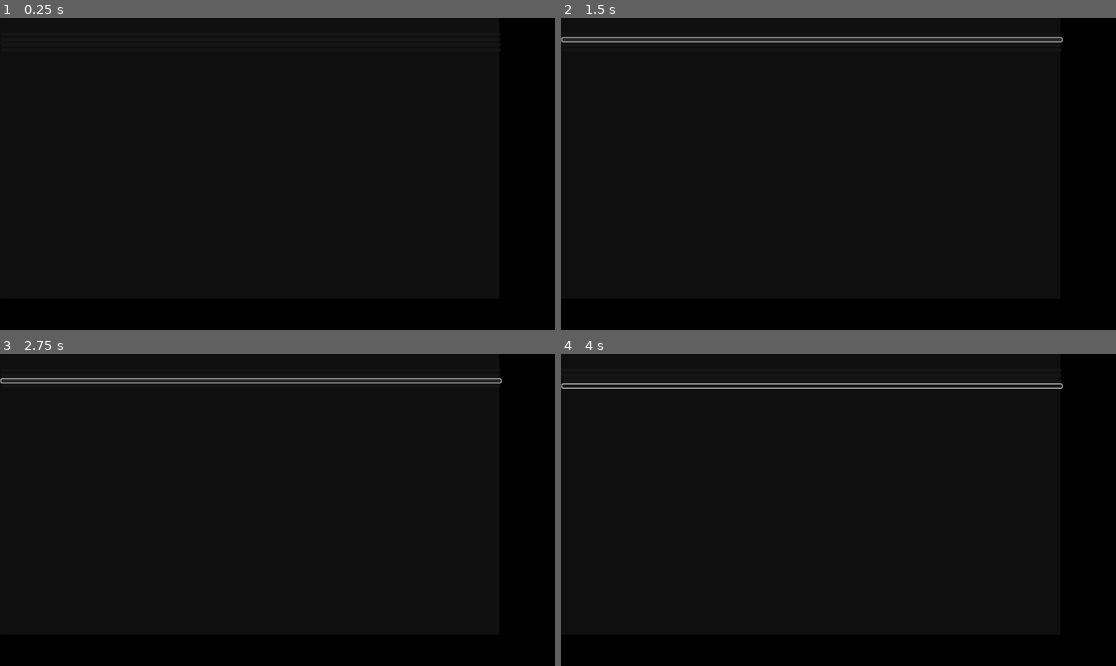
Above: before the commit, frames 1-4 (two rows, left to right).
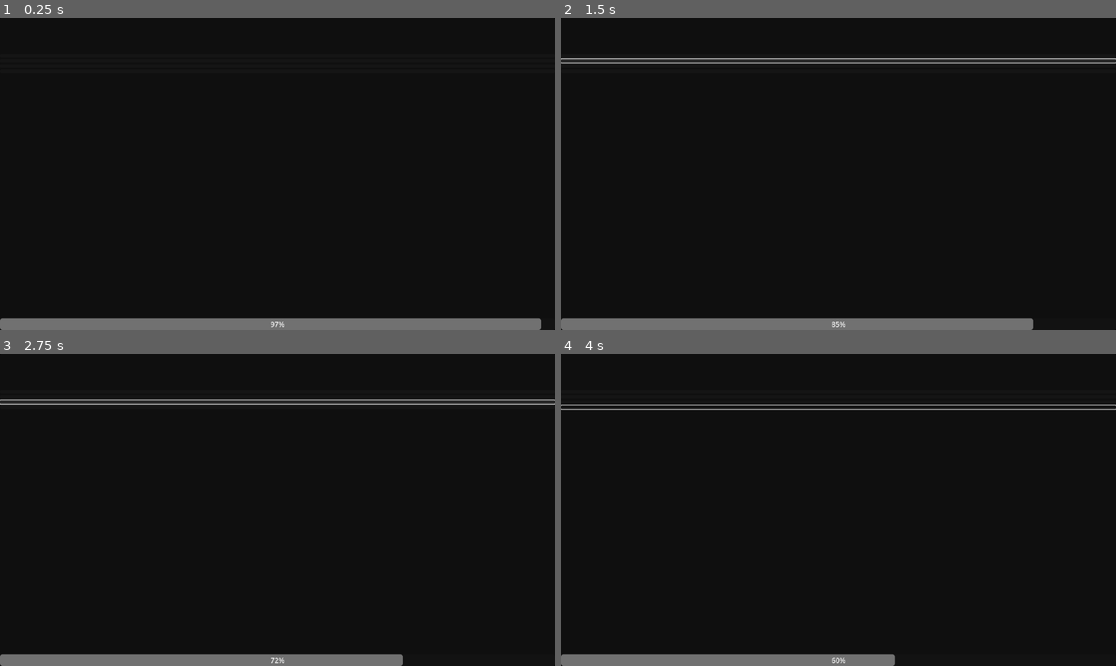
Above: after the commit, the same moments.

Repository: ppaluchowski64/SCI-Stars
Game: Godot game, scene res://scenes/question.tscn
Two runs of this game, one before a commit and one after it. Both use one fixed random seed, a clock stepped at 60 frames per second and the inputs below. This scene is started directly instead of the project's main scene.
Inputs (mouse positions are in pixels of both pictures, inside the frame that each line leads up to; where the layout moved, square brackets give the same spot in the first picture):
- Up to frame 1 (0.25 s): no input
- Up to frame 2 (1.5 s): click (838, 55) [810, 33] at 0.5 s; click (838, 61) [810, 39] at 1.25 s
- Up to frame 3 (2.75 s): click (277, 400) [249, 382] at 2 s
- Up to frame 4 (4 s): click (838, 407) [810, 385] at 2.75 s; move the mouse to (960, 494) at 3.52 s; hold D (right) from 3.53 s (still down); click (960, 494) at 3.6 s

The runs differ from the first frame. In frame 1, 3.7% of the frame differs, in the area x 0-98%, y 96-100%; in frame 2, 6.8%, in the area x 0-100%, y 6-100%; in frame 3, 6.4%; in frame 4, 3.8%.

Commit message:
Questions are accessible after destroying power pods

Diff:
--- a/game/scenes/explosion_fx.tscn
+++ b/game/scenes/FX/explosion_fx.tscn
@@ -1,7 +1,7 @@
 [gd_scene load_steps=10 format=3 uid="uid://ven1e6xfokq5"]
 
 [ext_resource type="Texture2D" uid="uid://cytxhd0eromeh" path="res://graphics/FX/basic_explosion.png" id="1_kfmb1"]
-[ext_resource type="Script" uid="uid://bmdo5x8eaoklg" path="res://scripts/simple_fx.gd" id="2_o7eu3"]
+[ext_resource type="Script" uid="uid://bmdo5x8eaoklg" path="res://scripts/FX/simple_fx.gd" id="2_o7eu3"]
 
 [sub_resource type="AtlasTexture" id="AtlasTexture_qw43j"]
 atlas = ExtResource("1_kfmb1")
--- /dev/null
+++ b/game/scenes/FX/shield_fx.tscn
@@ -0,0 +1,113 @@
+[gd_scene load_steps=7 format=3 uid="uid://drqbdja1gkr6y"]
+
+[ext_resource type="Texture2D" uid="uid://cwoekrlmefk3j" path="res://graphics/FX/shield_bubble_out.png" id="1_1t2iw"]
+[ext_resource type="Texture2D" uid="uid://dmgou0g1xn2g" path="res://graphics/FX/shield_bubble_in.png" id="1_3nyx2"]
+
+[sub_resource type="CanvasItemMaterial" id="CanvasItemMaterial_3nyx2"]
+blend_mode = 1
+
+[sub_resource type="Animation" id="Animation_422hd"]
+length = 0.001
+tracks/0/type = "value"
+tracks/0/imported = false
+tracks/0/enabled = true
+tracks/0/path = NodePath(".:scale")
+tracks/0/interp = 1
+tracks/0/loop_wrap = true
+tracks/0/keys = {
+"times": PackedFloat32Array(0),
+"transitions": PackedFloat32Array(1),
+"update": 0,
+"values": [Vector2(4, 4)]
+}
+tracks/1/type = "value"
+tracks/1/imported = false
+tracks/1/enabled = true
+tracks/1/path = NodePath(".:rotation")
+tracks/1/interp = 1
+tracks/1/loop_wrap = true
+tracks/1/keys = {
+"times": PackedFloat32Array(0),
+"transitions": PackedFloat32Array(1),
+"update": 0,
+"values": [0.0]
+}
+
+[sub_resource type="Animation" id="Animation_3nyx2"]
+resource_name = "idle"
+loop_mode = 1
+step = 0.1
+tracks/0/type = "value"
+tracks/0/imported = false
+tracks/0/enabled = true
+tracks/0/path = NodePath(".:scale")
+tracks/0/interp = 1
+tracks/0/loop_wrap = true
+tracks/0/keys = {
+"times": PackedFloat32Array(0, 0.5, 1),
+"transitions": PackedFloat32Array(-2, -2, -2),
+"update": 0,
+"values": [Vector2(4, 4), Vector2(4.5, 4.5), Vector2(4, 4)]
+}
+tracks/1/type = "value"
+tracks/1/imported = false
+tracks/1/enabled = true
+tracks/1/path = NodePath(".:rotation")
+tracks/1/interp = 1
+tracks/1/loop_wrap = true
+tracks/1/keys = {
+"times": PackedFloat32Array(0, 1),
+"transitions": PackedFloat32Array(1, 1),
+"update": 0,
+"values": [0.0, 1.5708]
+}
+tracks/2/type = "value"
+tracks/2/imported = false
+tracks/2/enabled = true
+tracks/2/path = NodePath("../SpriteIn:scale")
+tracks/2/interp = 1
+tracks/2/loop_wrap = true
+tracks/2/keys = {
+"times": PackedFloat32Array(0, 0.5, 1),
+"transitions": PackedFloat32Array(-2, -2, -2),
+"update": 0,
+"values": [Vector2(4, 4), Vector2(4.5, 4.5), Vector2(4, 4)]
+}
+tracks/3/type = "value"
+tracks/3/imported = false
+tracks/3/enabled = true
+tracks/3/path = NodePath("../SpriteIn:rotation")
+tracks/3/interp = 1
+tracks/3/loop_wrap = true
+tracks/3/keys = {
+"times": PackedFloat32Array(0, 1),
+"transitions": PackedFloat32Array(1, 1),
+"update": 0,
+"values": [0.0, 1.5708]
+}
+
+[sub_resource type="AnimationLibrary" id="AnimationLibrary_liksi"]
+_data = {
+&"RESET": SubResource("Animation_422hd"),
+&"idle": SubResource("Animation_3nyx2")
+}
+
+[node name="ShieldFX" type="Node2D" groups=["shield_fx"]]
+
+[node name="SpriteIn" type="Sprite2D" parent="."]
+self_modulate = Color(1, 1, 1, 0.2)
+material = SubResource("CanvasItemMaterial_3nyx2")
+scale = Vector2(4, 4)
+texture = ExtResource("1_3nyx2")
+
+[node name="SpriteOut" type="Sprite2D" parent="."]
+material = SubResource("CanvasItemMaterial_3nyx2")
+scale = Vector2(4, 4)
+texture = ExtResource("1_1t2iw")
+
+[node name="AnimationPlayer" type="AnimationPlayer" parent="."]
+root_node = NodePath("../SpriteOut")
+libraries = {
+&"": SubResource("AnimationLibrary_liksi")
+}
+autoplay = "idle"
--- a/game/scenes/battle.tscn
+++ b/game/scenes/battle.tscn
@@ -804,4 +804,6 @@
 }
 autoplay = "countdown"
 
+[node name="QuestionInterface" type="CanvasLayer" parent="." groups=["question_interface"]]
+
 [connection signal="button_down" from="EndScreen/ButtonParent/OffsetNode/ButtonProceed" to="." method="_on_button_proceed_button_down"]
--- a/game/scenes/player.tscn
+++ b/game/scenes/player.tscn
@@ -67,6 +67,10 @@
 
 [node name="ShootAnimation" type="Timer" parent="."]
 wait_time = 0.2
+one_shot = true
+
+[node name="ImmunityTimer" type="Timer" parent="."]
+wait_time = 3.0
 one_shot = true
 
 [node name="Healthbar" type="Node2D" parent="."]
@@ -148,3 +152,4 @@
 texture = ExtResource("7_fjrip")
 
 [connection signal="timeout" from="RegenCooldown" to="." method="_on_regen_cooldown_timeout"]
+[connection signal="timeout" from="ImmunityTimer" to="." method="_on_immunity_timer_timeout"]
--- a/game/scenes/question.tscn
+++ b/game/scenes/question.tscn
@@ -12,22 +12,33 @@
 script = ExtResource("1_lk18j")
 
 [node name="Panel" type="Panel" parent="."]
-layout_mode = 0
-offset_right = 1152.0
-offset_bottom = 648.0
+layout_mode = 1
+anchors_preset = 15
+anchor_right = 1.0
+anchor_bottom = 1.0
+offset_right = 128.0
+offset_bottom = 72.0
+grow_horizontal = 2
+grow_vertical = 2
 scale = Vector2(0.9, 0.9)
 
 [node name="Label" type="Label" parent="Panel"]
-layout_mode = 0
-offset_right = 1152.0
-offset_bottom = 648.0
+layout_mode = 1
+anchors_preset = 15
+anchor_right = 1.0
+anchor_bottom = 1.0
+grow_horizontal = 2
+grow_vertical = 2
+autowrap_mode = 3
 
 [node name="VBoxContainer" type="VBoxContainer" parent="Panel"]
-layout_mode = 0
-offset_left = 3.0
-offset_top = 34.0
-offset_right = 1155.0
-offset_bottom = 682.0
+layout_mode = 1
+anchors_preset = 15
+anchor_right = 1.0
+anchor_bottom = 1.0
+offset_top = 83.0
+grow_horizontal = 2
+grow_vertical = 2
 
 [node name="ButtonA" type="Button" parent="Panel/VBoxContainer"]
 layout_mode = 2
@@ -41,6 +52,17 @@
 [node name="ButtonD" type="Button" parent="Panel/VBoxContainer"]
 layout_mode = 2
 
+[node name="ProgressBar" type="ProgressBar" parent="Panel"]
+layout_mode = 1
+anchors_preset = 12
+anchor_top = 1.0
+anchor_right = 1.0
+anchor_bottom = 1.0
+offset_top = -27.0
+grow_horizontal = 2
+grow_vertical = 0
+value = 100.0
+
 [connection signal="pressed" from="Panel/VBoxContainer/ButtonA" to="." method="_on_button_a_pressed"]
 [connection signal="pressed" from="Panel/VBoxContainer/ButtonB" to="." method="_on_button_b_pressed"]
 [connection signal="pressed" from="Panel/VBoxContainer/ButtonC" to="." method="_on_button_c_pressed"]
--- a/game/scripts/consts.gd
+++ b/game/scripts/consts.gd
@@ -3,3 +3,4 @@
 const STATUS_BAR_SMOOTHNESS: float = 0.275
 const CAMERA_BORDER_MARGIN: float = 64.0
 const CREDITS_SCROLL_SPEED: float = 25.0
+const QUESTION_ANSWER_TIME: float = 10.0
--- a/game/scripts/player.gd
+++ b/game/scripts/player.gd
@@ -7,6 +7,7 @@
 @onready var regen_cooldown: Timer = $RegenCooldown
 @onready var shoot_cooldown: Timer = $ShootCooldown
 @onready var shoot_animation: Timer = $ShootAnimation
+@onready var immunity_timer: Timer = $ImmunityTimer
 
 @onready var healthbar_fill: ColorRect = $Healthbar/ColorRect
 @onready var healthbar_label: Label = $Healthbar/LabelParent/Label
@@ -57,6 +58,7 @@
 var block_controls: bool = true
 var is_main_player: bool = false
 var is_dead: bool = false
+var is_immune: bool = false
 
 func setup_ai() -> void:
 	var AI = preload("res://scenes/player_ai.tscn")
@@ -241,3 +243,10 @@
 
 	if health < max_health:
 		regen_cooldown.start(1)
+
+func _on_immunity_timer_timeout() -> void:
+	is_immune = false
+
+	for node in get_children():
+		if node.is_in_group("shield_fx"):
+			node.queue_free()
--- a/game/scripts/power_pod.gd
+++ b/game/scripts/power_pod.gd
@@ -1,5 +1,9 @@
 extends CharacterBody2D
 
+@onready var Question = preload("res://scenes/question.tscn")
+@onready var ShieldFX = preload("res://scenes/FX/shield_fx.tscn")
+
+@onready var question_interface: CanvasLayer = get_tree().get_first_node_in_group("question_interface")
 @onready var healthbar_fill: ColorRect = $Healthbar/ColorRect
 @onready var healthbar_label: Label = $Healthbar/LabelParent/Label
 
@@ -9,10 +13,22 @@
 func update_ui() -> void:
 	healthbar_fill.size.x = lerp(healthbar_fill.size.x, health / max_health * 56, Const.STATUS_BAR_SMOOTHNESS)
 
-func take_damage(damage: int) -> void:
+func take_damage(damage: int, hitter: Node = null) -> void:
 	health -= damage
 
 	if health <= 0:
+		if hitter:
+			if hitter.is_main_player:
+				hitter.block_controls = true
+				hitter.is_immune = true
+
+				var fx = ShieldFX.instantiate()
+				hitter.add_child(fx)
+
+				var question = Question.instantiate()
+				question.player = hitter
+				question_interface.add_child(question)
+
 		queue_free()
 
 	healthbar_label.text = str(int(health))
--- a/game/scripts/projectile.gd
+++ b/game/scripts/projectile.gd
@@ -1,6 +1,6 @@
 extends CharacterBody2D
 
-var Explosion = preload("res://scenes/explosion_fx.tscn")
+var Explosion = preload("res://scenes/FX/explosion_fx.tscn")
 
 # Stats
 var speed: float = 300.0
@@ -40,16 +40,21 @@
 	if travelled >= spawn_immunity:
 		if body.is_in_group("player"):
 			if body.id != player_id:
-				if parent:
-					body.take_damage(damage, parent)
-					parent.super_charge = min(parent.super_charge + 0.15, 1.0)
-				else:
-					body.take_damage(damage)
+				if not body.is_immune:
+					if parent:
+						body.take_damage(damage, parent)
+						parent.super_charge = min(parent.super_charge + 0.15, 1.0)
+					else:
+						body.take_damage(damage)
 
 				destroy()
 
 		elif body.is_in_group("powerpod"):
-			body.take_damage(damage)
+			if parent:
+				body.take_damage(damage, parent)
+			else:
+				body.take_damage(damage)
+
 			destroy()
 
 		elif body.is_in_group("obstacle"):
--- a/game/scripts/question.gd
+++ b/game/scripts/question.gd
@@ -14,9 +14,25 @@
 var current_answers = []
 var buffer_text = ""
 
+var player: Node2D
+
+@onready var progress_bar: ProgressBar = $Panel/ProgressBar
+@onready var progress_tween: Tween
+
+func exit_question(is_answer_correct: bool = false) -> void:
+	if player:
+		player.block_controls = false
+		player.immunity_timer.start()
+
+	queue_free()
+
 func _ready() -> void:
 	call_deferred("_start_connection")
 	set_process(true)
+
+	progress_tween = create_tween()
+	progress_tween.tween_property(progress_bar, "value", 0, Const.QUESTION_ANSWER_TIME)
+	progress_tween.tween_callback(exit_question)
 
 func _start_connection() -> void:
 	var error = tcp.connect_to_host("127.0.0.1", 12345)
@@ -95,8 +111,10 @@
 		if response.payload.has("correct"):
 			if response.payload.correct:
 				print("Correct answer!")
+				exit_question(true)
 			else:
 				print("Wrong answer! The correct answer is %s" % response.payload.correct_answer.to_upper())
+				exit_question(false)
 
 	else:
 		push_error("Unexpected response: %s" % response_text)
Binary file added: game/graphics/FX/shield_bubble_in.png
Not shown, added: game/graphics/FX/shield_bubble_in.png.import
Binary file added: game/graphics/FX/shield_bubble_out.png
Not shown, added: game/graphics/FX/shield_bubble_out.png.import
Renamed: game/scripts/simple_fx.gd -> game/scripts/FX/simple_fx.gd
Renamed: game/scripts/simple_fx.gd.uid -> game/scripts/FX/simple_fx.gd.uid
